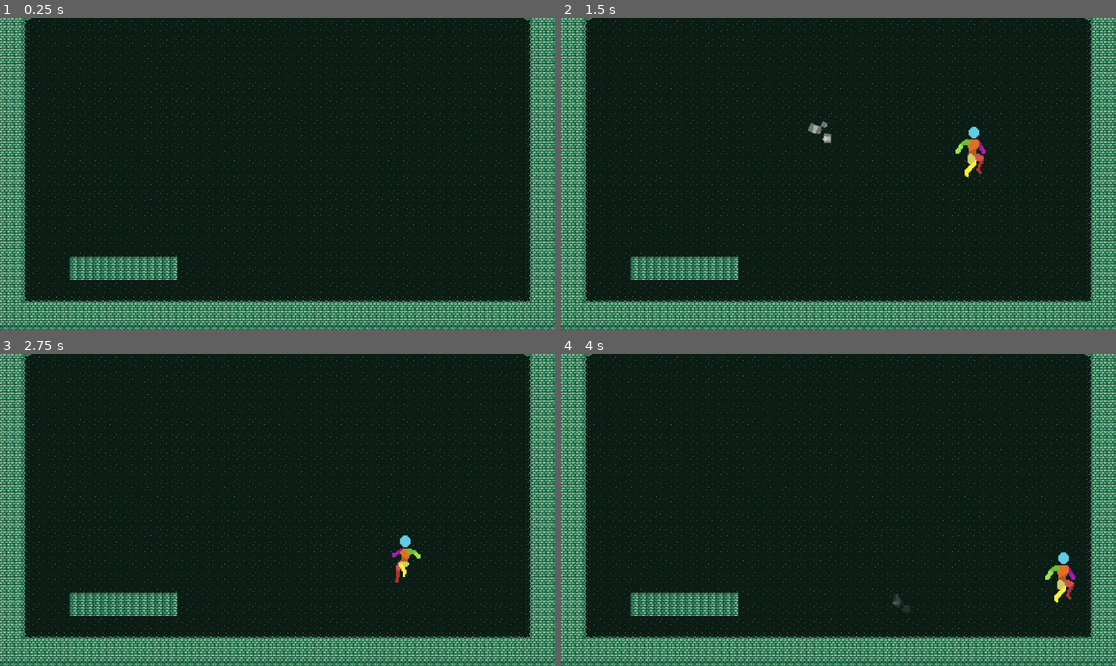
Above: before the commit, frames 1-4 (two rows, left to right).
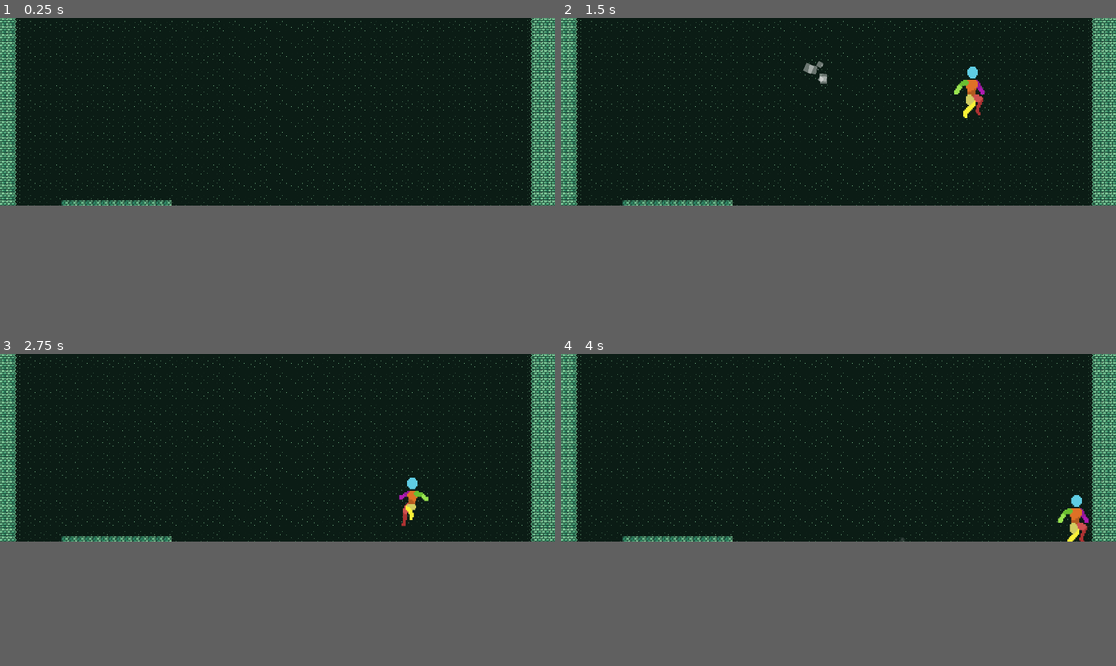
Above: after the commit, the same moments.

Repository: Slurmperpermp/Fighting-Game-Thing
Game: Godot game, scene res://main.tscn
Two runs of this game, one before a commit and one after it. Both use one fixed random seed, a clock stepped at 60 frames per second and the inputs below.
Inputs (mouse positions are in pixels of both pictures, inside the frame that each line leads up to):
- Up to frame 1 (0.25 s): no input
- Up to frame 2 (1.5 s): move the mouse to (960, 158) at 0.52 s; hold D (Right) from 0.53 s (still down); click (960, 158) at 0.6 s; tap Space (Jump) at 0.77, 1.07 s; tap E (Dash) at 0.8, 1.35 s; move the mouse to (727, 189) at 1.27 s
- Up to frame 3 (2.75 s): tap Space (Jump) at 1.52, 1.55, 1.82, 2.1 s; move the mouse to (333, 441) at 2.02 s; release D (Right) at 2.03 s; hold A (Left) from 2.03 s (still down); click (333, 441) at 2.3 s
- Up to frame 4 (4 s): move the mouse to (810, 572) at 2.77 s; release A (Left) at 2.78 s; hold D (Right) from 2.78 s (still down); click (810, 572) at 2.85 s; tap Space (Jump) at 3.02, 3.32, 3.77, 3.8 s; tap E (Dash) at 3.05, 3.6 s; move the mouse to (1005, 556) at 3.52 s
In our replay, the window is 799x449 before the commit and 799x270 after it. These sizes can differ from the game's own. Grey fills any space a smaller window leaves; there, only what the larger window draws over its background counts as a difference.

The runs differ from the first frame. In frame 1, 21% of the frame differs, in the area x 0-100%, y 0-100%; in frame 2, 22%; in frame 3, 21%; in frame 4, 21%.

Commit message:
finishing touches lmao
labels and such

Diff:
--- a/character_body_2d.gd
+++ b/character_body_2d.gd
@@ -101,7 +101,7 @@
 
 
 func processMove(delta):
-	if(playerInput.y != 0):
+	if(playerInput.y != 0 || !is_on_floor()):
 		enterJump()
 		return
 	if(Input.is_action_just_pressed("Attack")):
--- a/character_body_2d.tscn
+++ b/character_body_2d.tscn
@@ -9,7 +9,7 @@
 [ext_resource type="AudioStream" uid="uid://gdeg365ghhoj" path="res://sound (1).wav" id="7_bkhpy"]
 
 [sub_resource type="RectangleShape2D" id="RectangleShape2D_q5ln3"]
-size = Vector2(107, 110)
+size = Vector2(60, 110)
 
 [sub_resource type="AtlasTexture" id="AtlasTexture_461m1"]
 atlas = ExtResource("2_cayiq")
@@ -282,7 +282,7 @@
 JUMP_VELOCITY = -500.0
 
 [node name="CollisionShape2D" type="CollisionShape2D" parent="."]
-position = Vector2(2, -55)
+position = Vector2(0, -55)
 shape = SubResource("RectangleShape2D_q5ln3")
 debug_color = Color(0.639216, 0.431373, 0.780392, 0.419608)
 
--- a/main.tscn
+++ b/main.tscn
@@ -227,3 +227,48 @@
 tile_set = SubResource("TileSet_c765o")
 format = 2
 layer_0/tile_data = PackedInt32Array(71, 0, 4, 65607, 0, 4, 131143, 0, 4, 196679, 0, 4, 262215, 0, 4, 327751, 0, 4, 393 …(55208 unchanged characters)…
+
+[node name="Camera2D" type="Camera2D" parent="."]
+position = Vector2(584, 317)
+zoom = Vector2(1.7, 1.71)
+
+[node name="Control" type="Control" parent="."]
+layout_mode = 3
+anchors_preset = 15
+anchor_right = 1.0
+anchor_bottom = 1.0
+grow_horizontal = 2
+grow_vertical = 2
+
+[node name="Control" type="Control" parent="Control"]
+layout_mode = 1
+anchor_left = 0.5
+anchor_right = 1.0
+anchor_bottom = 0.5
+offset_right = 40.0
+offset_bottom = 40.0
+
+[node name="VBoxContainer" type="VBoxContainer" parent="Control/Control"]
+layout_mode = 1
+anchors_preset = 15
+anchor_right = 1.0
+anchor_bottom = 1.0
+grow_horizontal = 2
+grow_vertical = 2
+
+[node name="Label" type="Label" parent="Control/Control/VBoxContainer"]
+layout_mode = 2
+text = "Jump-
+"
+
+[node name="Label2" type="Label" parent="Control/Control/VBoxContainer"]
+layout_mode = 2
+text = "Move-"
+
+[node name="Label3" type="Label" parent="Control/Control/VBoxContainer"]
+layout_mode = 2
+text = "Dash-"
+
+[node name="Label4" type="Label" parent="Control/Control/VBoxContainer"]
+layout_mode = 2
+text = "Attack"
--- a/project.godot
+++ b/project.godot
@@ -14,6 +14,10 @@
 run/main_scene="res://main.tscn"
 config/features=PackedStringArray("4.0", "GL Compatibility")
 config/icon="res://icon.svg"
+
+[display]
+
+window/size/viewport_width=1920
 
 [input]
 
